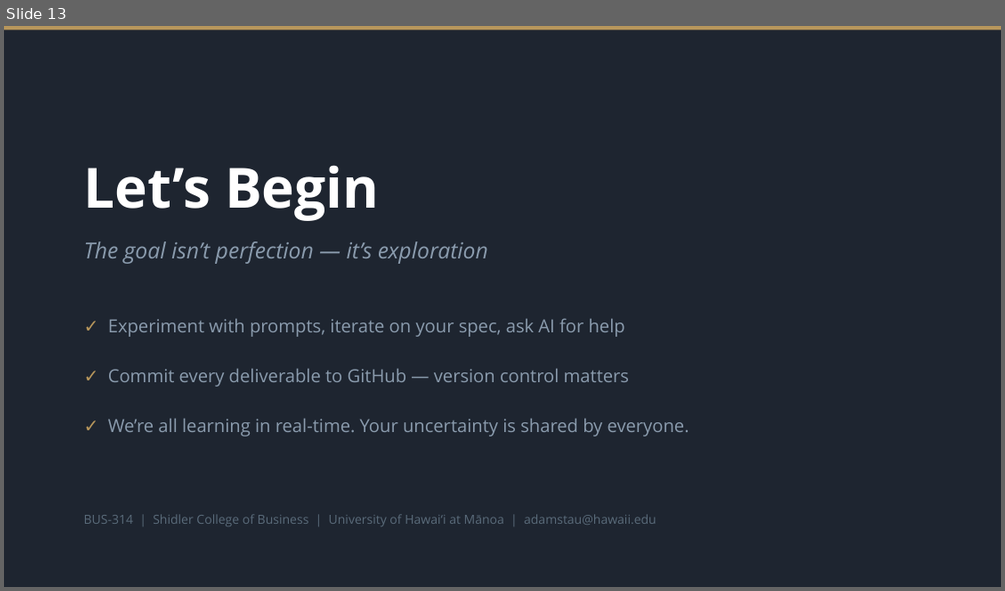
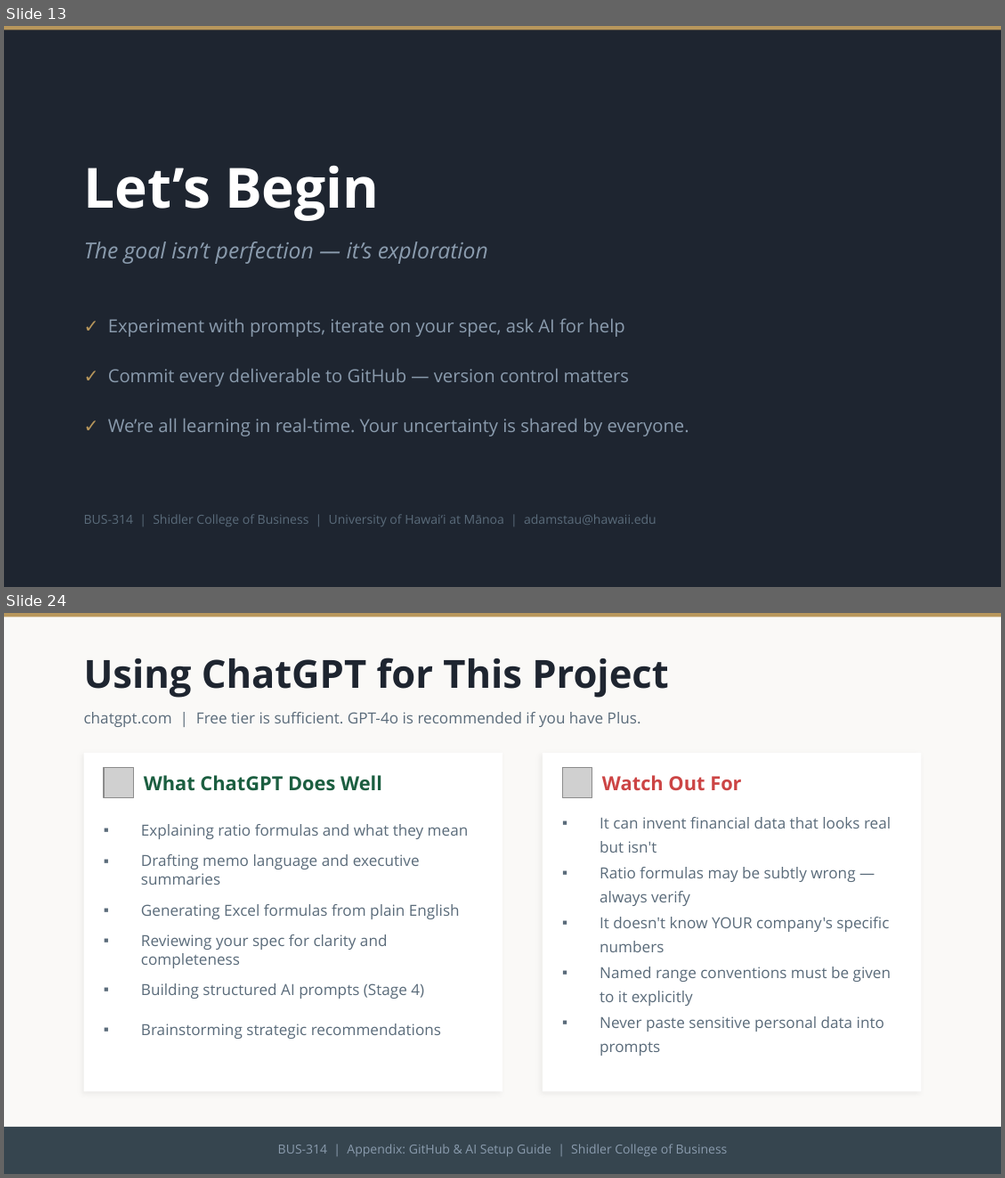
Before and after one commit to adamwstauffer/shidler, a slide deck: BUS-314-International-Corporate-Finance/accounting-ratios/BUS314_AI_Ratios_Project.pptx. Shown one above the other, each under a label of ours: slide 13 before the commit, slides 13 and 24 after it; the slides between them are not shown. The pictures are 1005x591 and 1005x1178 pixels, drawn with LibreOffice and Linux fonts; fonts in the diff are those of the drawing; grey boxes stand for pictures. Boxes give left, top, right and bottom in pixels: in the first picture for what was removed or moved away, otherwise in the second. Text is boxed around its words. In the diff, an @@ line names an element or a change of style, - is before the commit and + after.

```diff
--- a/BUS-314-International-Corporate-Finance/accounting-ratios/BUS314_AI_Ratios_Project.pptx
+++ b/BUS-314-International-Corporate-Finance/accounting-ratios/BUS314_AI_Ratios_Project.pptx
@@ slide 24 added at box(4, 613, 1001, 1174), background #FAF9F7 @@
@@ rectangle added at box(4, 613, 1001, 617), fill #B8975C @@
@@ text added at box(84, 657, 668, 698), 28 pt, text #1E2530, bold @@
+Using ChatGPT for This Project
@@ text added at box(84, 712, 641, 727), 11 pt, text #5A6B7A @@
+chatgpt.com | Free tier is sufficient. GPT-4o is recommended if you have Plus.
@@ rectangle added at box(84, 753, 502, 1092), fill #FFFFFF @@
@@ picture added at box(104, 768, 134, 797) @@
@@ rectangle added at box(542, 753, 921, 1092), fill #FFFFFF @@
@@ picture added at box(562, 768, 592, 797) @@
@@ text added at box(144, 775, 382, 791), 14 pt, text #1B5E40, bold @@
+What ChatGPT Does Well
@@ text added at box(602, 775, 741, 790), 14 pt, text #CC4444, bold @@
+Watch Out For
@@ text added at box(141, 824, 469, 839), 11 pt, text #5A6B7A @@
+▪ Explaining ratio formulas and what they mean
@@ text added at box(599, 817, 890, 852), 11 pt, text #5A6B7A @@
+▪ It can invent financial data that looks real but isn't
@@ text added at box(141, 854, 420, 884), 11 pt, text #5A6B7A @@
+▪ Drafting memo language and executive summaries
@@ text added at box(599, 867, 855, 906), 11 pt, text #5A6B7A @@
+▪ Ratio formulas may be subtly wrong — always verify
@@ text added at box(141, 904, 460, 919), 11 pt, text #5A6B7A @@
+▪ Generating Excel formulas from plain English
@@ text added at box(599, 916, 889, 952), 11 pt, text #5A6B7A @@
+▪ It doesn't know YOUR company's specific numbers
@@ text added at box(141, 934, 388, 968), 11 pt, text #5A6B7A @@
+▪ Reviewing your spec for clarity and completeness
@@ text added at box(141, 983, 424, 998), 11 pt, text #5A6B7A @@
+▪ Building structured AI prompts (Stage 4)
@@ text added at box(599, 966, 890, 1005), 11 pt, text #5A6B7A @@
+▪ Named range conventions must be given to it explicitly
@@ text added at box(141, 1023, 441, 1038), 11 pt, text #5A6B7A @@
+▪ Brainstorming strategic recommendations
@@ text added at box(599, 1016, 884, 1055), 11 pt, text #5A6B7A @@
+▪ Never paste sensitive personal data into prompts
@@ rectangle added at box(4, 1127, 1001, 1173), fill #36454F @@
@@ text added at box(278, 1143, 728, 1156), 9 pt, text #8A9BAD @@
+BUS-314 | Appendix: GitHub & AI Setup Guide | Shidler College of Business
```
Also in this commit, not shown: 2 slides changed, 14 other slides added, 1 other file.
